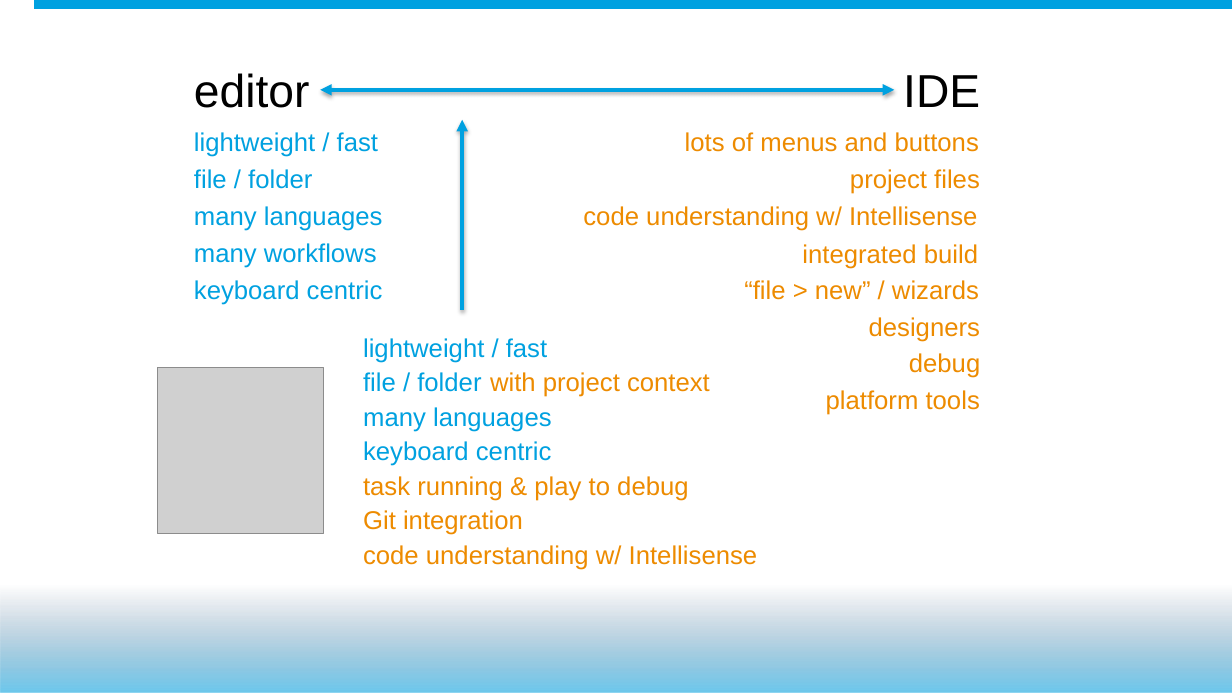
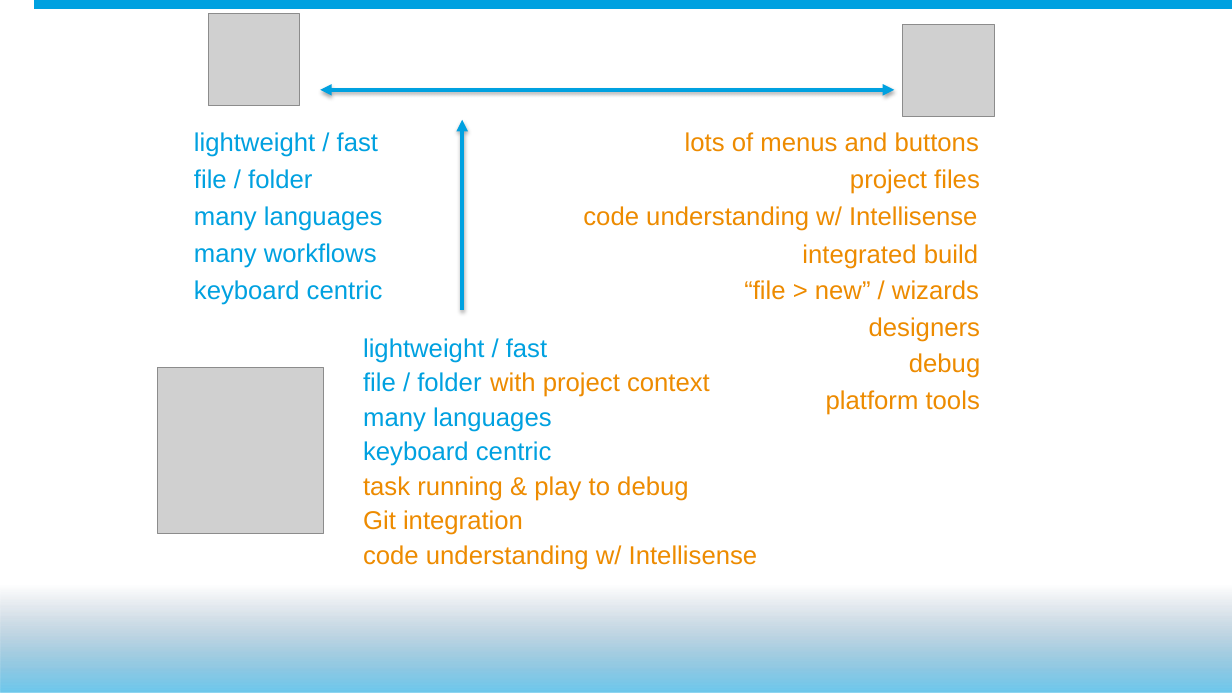
Before and after one commit to mobiletta/VSCode-DF15, a slide deck: slide 14 of John Nelson - DF15 - PowerPoint Presentation - Draft.pptx. Drawn at 1232x693 pixels with LibreOffice and Linux fonts; fonts in the diff are those of the drawing; grey boxes stand for pictures; background and template pictures are left out. Boxes give left, top, right and bottom in pixels: in the first picture for what was removed or moved away, otherwise in the second. Text is boxed around its words. In the diff, an @@ line names an element or a change of style, - is before the commit and + after.

```diff
--- a/John Nelson - DF15 - PowerPoint Presentation - Draft.pptx
+++ b/John Nelson - DF15 - PowerPoint Presentation - Draft.pptx
@@ picture added at [208,14,299,105] @@
@@ picture added at [902,24,994,116] @@
@@ text removed at [194,73,310,108] @@
-editor
@@ text removed at [903,75,980,107] @@
-IDE
```
Also in this commit, not shown: 2 other slides changed, 3 slides added.
